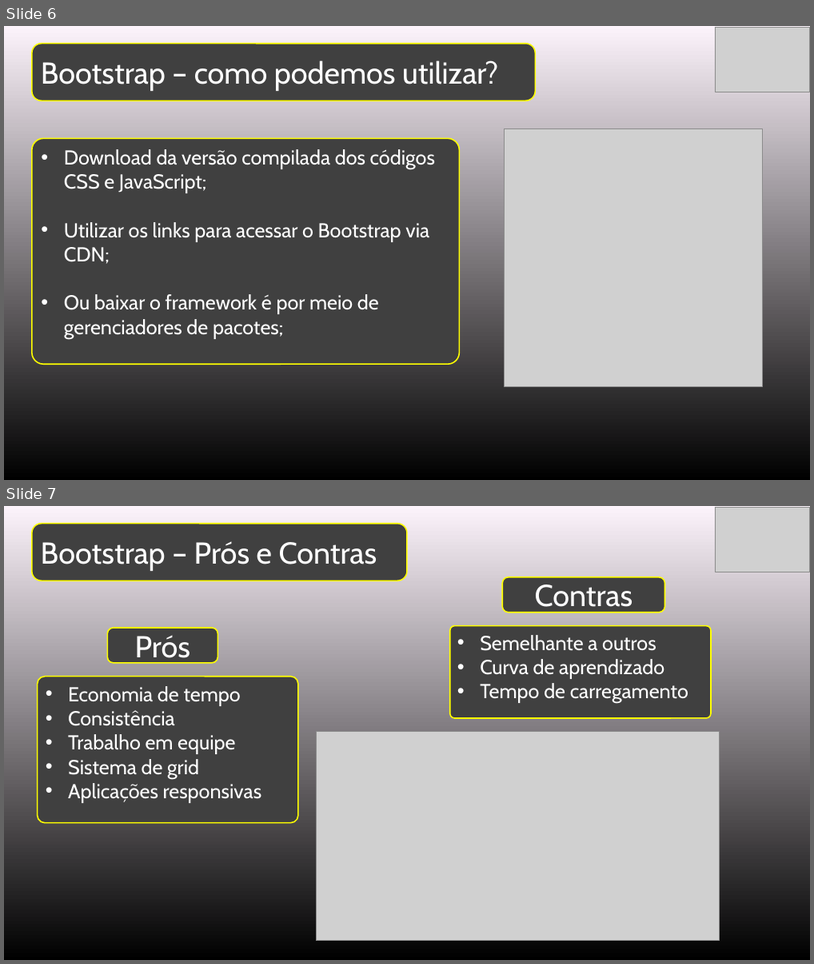
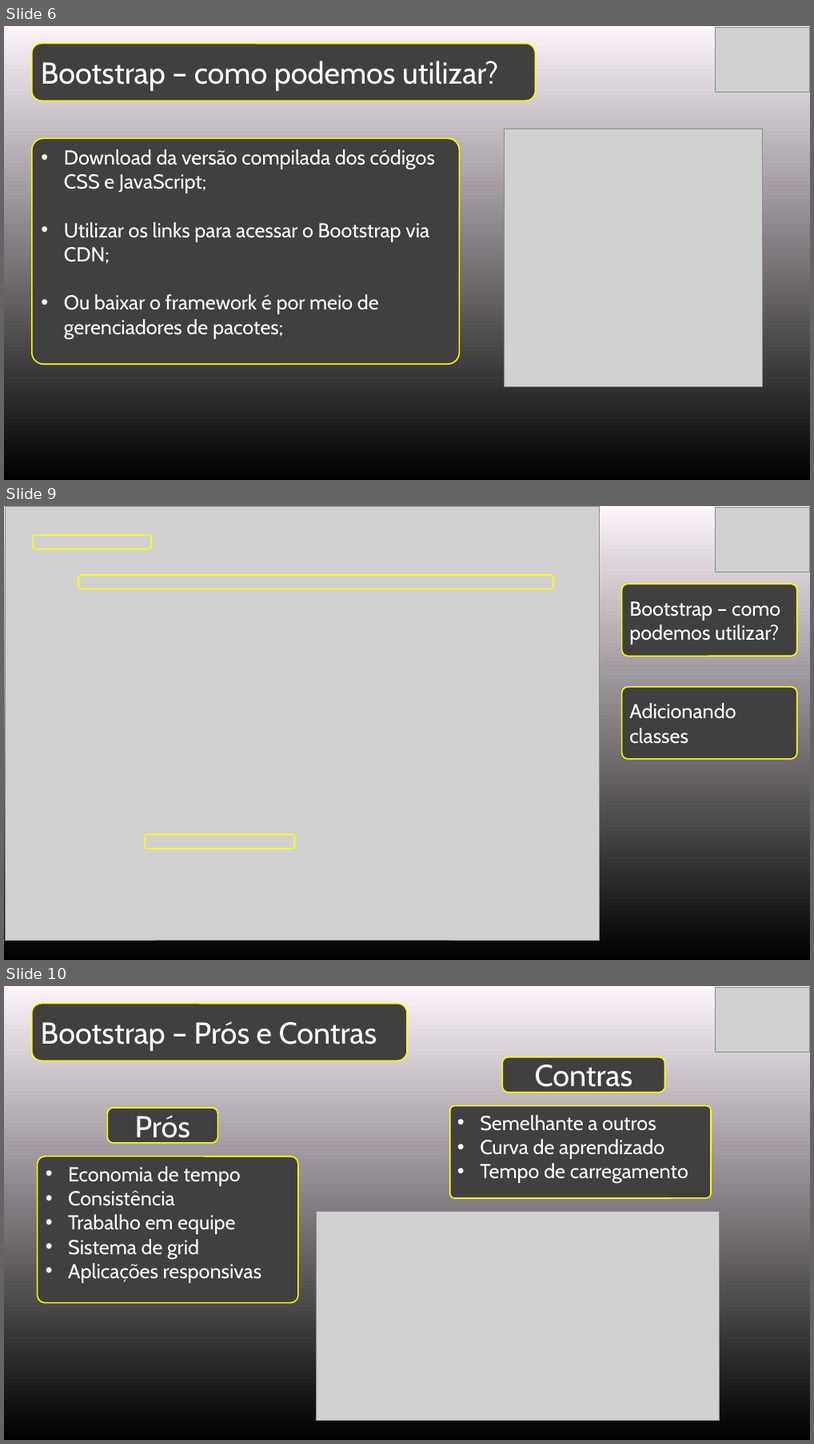
Before and after one commit to PabloGarcia48/SENAC_WebFullStack_Alunos, a slide deck: UC2-FrontEnd/PPTs/2.5-Bootstrap.pptx. Shown one above the other, each under a label of ours: slides 6 and 7 before the commit, slides 6, 9 and 10 after it; the slides between them are not shown. The pictures are 814x964 and 814x1444 pixels, drawn with LibreOffice and Linux fonts; fonts in the diff are those of the drawing; grey boxes stand for pictures. Boxes give left, top, right and bottom in pixels: in the first picture for what was removed or moved away, otherwise in the second. Text is boxed around its words. In the diff, an @@ line names an element or a change of style, - is before the commit and + after.

Commit message:
Adicionado mais um exemplo de bootstrap

```diff
--- a/UC2-FrontEnd/PPTs/2.5-Bootstrap.pptx
+++ b/UC2-FrontEnd/PPTs/2.5-Bootstrap.pptx
@@ slide 9 added at [4, 506, 810, 960], background gradient #FCF3FB to #000000 @@
@@ picture added at [6, 506, 600, 940] @@
@@ picture added at [715, 507, 810, 572] @@
@@ rounded rectangle added at [33, 535, 152, 549], outline #FFFF00 1.5 pt @@
@@ rounded rectangle added at [78, 575, 554, 589], outline #FFFF00 1.5 pt @@
@@ rounded rectangle added at [622, 584, 798, 656], fill #404040, outline #FFFF00 1.5 pt, 24 pt, text #FFFFFF @@
+Bootstrap – como podemos utilizar?
@@ rounded rectangle added at [622, 687, 798, 759], fill #404040, outline #FFFF00 1.5 pt, 24 pt, text #FFFFFF @@
+Adicionando classes
@@ rounded rectangle added at [145, 835, 295, 848], outline #FFFF00 1.5 pt @@
@@ what was slide 7 is now slide 10 @@
```
Also in this commit, not shown: 2 other slides added, 5 other files.
